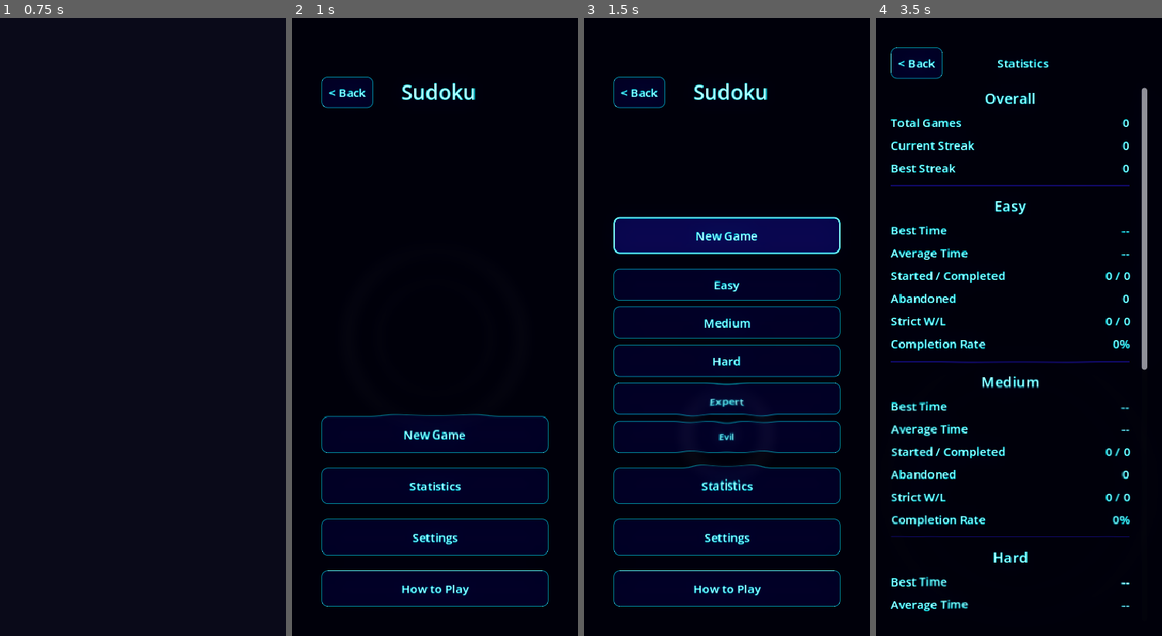
Above: before the commit, frames 1-4 (left to right).
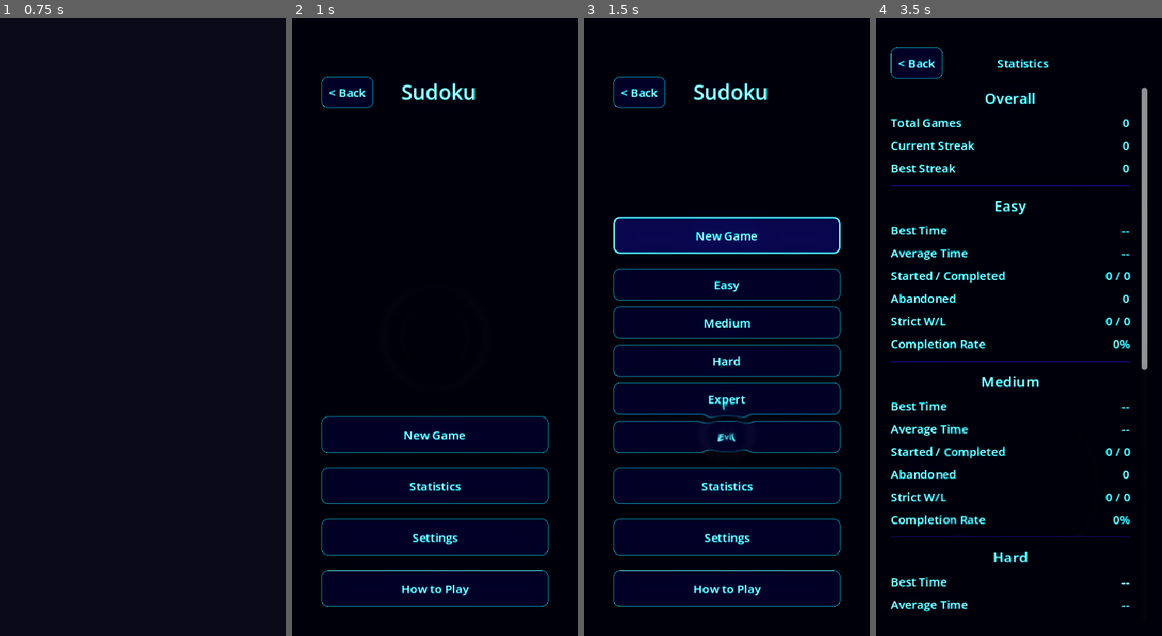
Above: after the commit, the same moments.

Repository: mchambers-mojang/sweet-vinegar-games
Game: Godot game, scene res://scenes/game_picker.tscn
The game is run twice, just before and just after one commit, with the same random seed, the same clock (stepped at 60 frames per second) and the same inputs.
Inputs:
- Up to frame 1 (0.75 s): click "Sudoku" at 0.5 s
- Up to frame 2 (1 s): no input
- Up to frame 3 (1.5 s): click "New Game" at 1.25 s
- Up to frame 4 (3.5 s): click "New Game" at 2 s; click "Statistics" at 2.75 s

Frame 1 is identical in both runs. In frame 2, 0.2% of the frame differs, in the area x 28-72%, y 64-68%; in frame 3, 0.9%; in frame 4, 1.1%, in the area x 5-89%, y 53-96%.

Commit message:
Fix ripple ring size scaling with window — use fixed pixel radius
Rings now expand at a fixed 150px/s with 12px thickness regardless
of window size, preventing them from growing too large on bigger
viewports.

Co-authored-by: Copilot <223556219+Copilot@users.noreply.github.com>

Diff:
--- a/scripts/effects/drag_effect.gd
+++ b/scripts/effects/drag_effect.gd
@@ -40,6 +40,7 @@
 	var viewport := get_viewport()
 	var vp_size := viewport.get_visible_rect().size
 	_ripple_material.set_shader_parameter("aspect_ratio", vp_size.x / vp_size.y)
+	_ripple_material.set_shader_parameter("viewport_size", vp_size)
 	_ripple_material.set_shader_parameter("active_rings", 0)
 	_ripple_rect.material = _ripple_material
 	add_child(_ripple_rect)
--- a/shaders/water_ripple.gdshader
+++ b/shaders/water_ripple.gdshader
@@ -5,6 +5,7 @@
 
 uniform sampler2D screen_texture : hint_screen_texture, filter_linear_mipmap;
 uniform float aspect_ratio;
+uniform vec2 viewport_size;    // Viewport dimensions in pixels
 
 // Up to 6 active ripple sources
 uniform vec2 ring_centers[6];
@@ -15,6 +16,9 @@
     vec2 uv = SCREEN_UV;
     vec2 total_offset = vec2(0.0);
 
+    // Convert UV distances to pixels for consistent ring size
+    float px_scale = viewport_size.y;  // Normalize to screen height
+
     for (int i = 0; i < 6; i++) {
         if (i >= active_rings) break;
         float age = ring_ages[i];
@@ -22,11 +26,12 @@
 
         vec2 diff = uv - ring_centers[i];
         diff.x *= aspect_ratio;
-        float dist = length(diff);
+        // Convert to pixel-space distance
+        float dist = length(diff) * px_scale;
 
-        // Ring expands outward over time
-        float ring_radius = age * 0.3;  // Expansion speed
-        float ring_width = 0.025;       // Thickness of the ring
+        // Ring expands at fixed pixel speed (~150px/s)
+        float ring_radius = age * 150.0;
+        float ring_width = 12.0;  // Fixed pixel thickness
 
         // Distance from the expanding ring edge
         float ring_dist = abs(dist - ring_radius);
@@ -36,13 +41,12 @@
 
         // Fade out as ring expands (lifetime ~1.2s)
         float fade = 1.0 - smoothstep(0.0, 1.2, age);
-        fade *= fade;  // Quadratic falloff for natural decay
+        fade *= fade;
 
-        // Also fade inner rings slightly less (first ring stronger)
         ring *= fade;
 
         // Second harmonic ring (trailing ripple, weaker)
-        float ring2_radius = age * 0.3 - 0.05;
+        float ring2_radius = ring_radius - 25.0;
         if (ring2_radius > 0.0) {
             float ring2_dist = abs(dist - ring2_radius);
             float ring2 = smoothstep(ring_width * 0.7, 0.0, ring2_dist);
